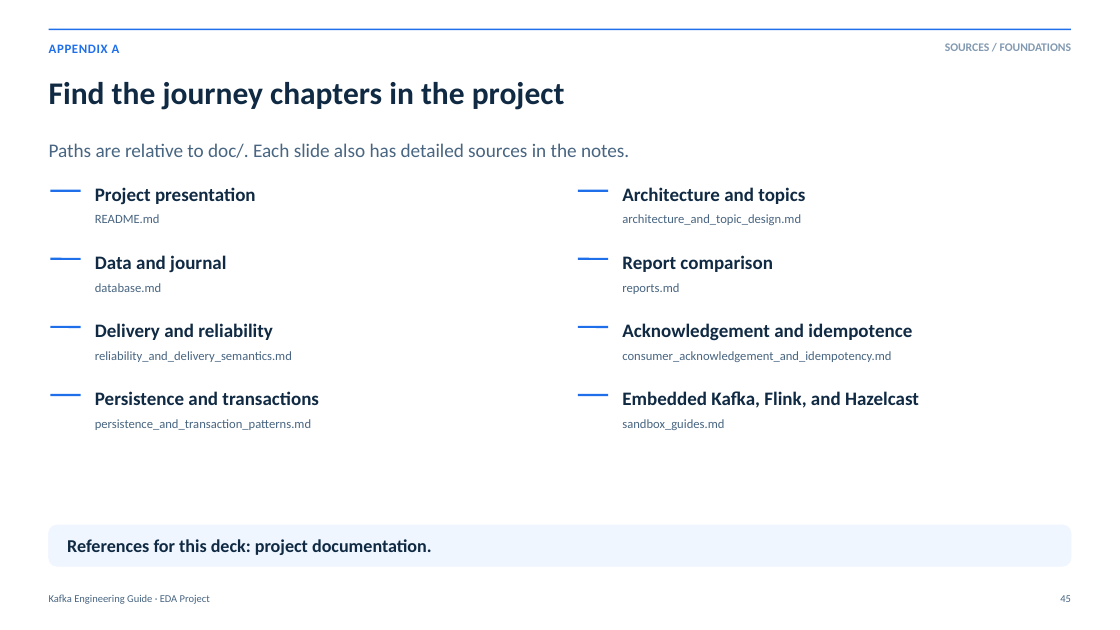
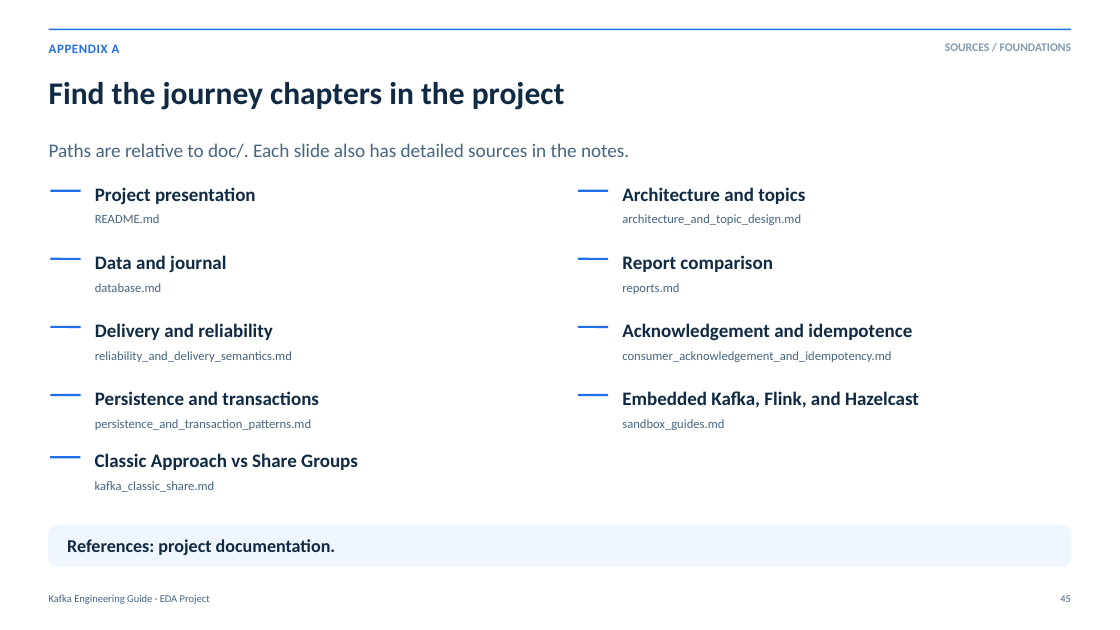
Before and after one commit to rdemers/org-rd-fullstack-springboot-eda, a slide deck: slide 45 of doc/presentation/org-rd-fullstack-springboot-eda-en.pptx. Drawn at 1120x630 pixels with LibreOffice and Linux fonts; fonts in the diff are those of the drawing. Boxes give left, top, right and bottom in pixels: in the first picture for what was removed or moved away, otherwise in the second. Text is boxed around its words. In the diff, an @@ line names an element or a change of style, - is before the commit and + after.

Commit message:
KIP-848 support and documentation update. Signed-off-by: Real Demers <real.demers@gmail.com>

```diff
--- a/doc/presentation/org-rd-fullstack-springboot-eda-en.pptx
+++ b/doc/presentation/org-rd-fullstack-springboot-eda-en.pptx
@@ line added from (50, 457) to (81, 457), #1F6FEB 1.9 pt @@
@@ text added at (x1=95, y1=453, x2=358, y2=470), 16.3 pt, text #102A43, bold @@
+Classic Approach vs Share Groups
@@ text added at (x1=95, y1=481, x2=215, y2=492), 10.8 pt, text #486581 @@
+kafka_classic_share.md
@@ text at (x1=67, y1=539, x2=336, y2=555): text changed @@
-References for this deck: project documentation.
+References: project documentation.
```
Also in this commit, not shown: 2 other slides changed, 9 other files.
